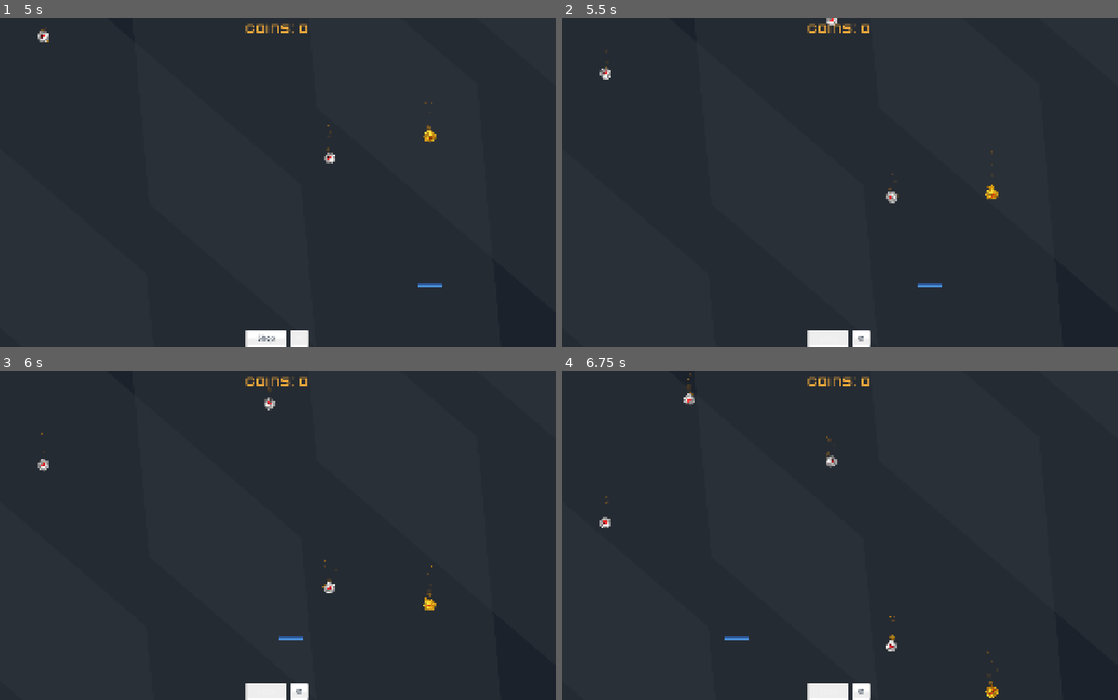
Above: before the commit, frames 1-4 (two rows, left to right).
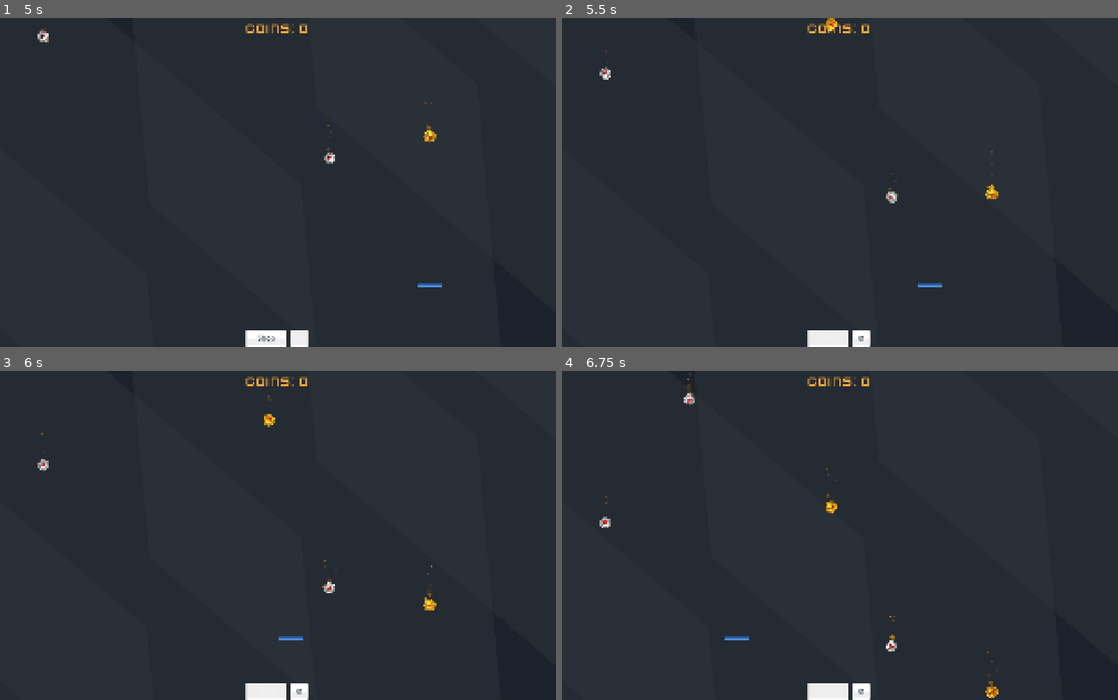
Above: after the commit, the same moments.

Repository: flexion/flexcoins
Game: Godot game, scene res://scenes/start_screen.tscn
Same seed, same stepped clock (60 frames per second), same inputs: the game is played once before the commit and once after it. Sound files missing from this copy of the repository are replaced by a short silence.
Inputs (mouse positions are in pixels of both pictures, inside the frame that each line leads up to):
- Up to frame 1 (5 s): tap Enter at 0.5 s; move the mouse to (400, 166) at 0.52 s; hold Right (move_right) 0.53-1.28 s; click (400, 166) at 0.67 s; move the mouse to (166, 198) at 1.27 s; hold Left (move_left) 1.28-2 s; click "Shop" at 2 s; click "⚙" at 2.75 s; move the mouse to (333, 110) at 3.52 s; hold Right (move_right) from 3.53 s (still down); move the mouse to (250, 248) at 4.27 s; click (250, 248) at 4.42 s
- Up to frame 2 (5.5 s): move the mouse to (1006, 231) at 5.02 s; release Right (move_right) at 5.03 s; hold Left (move_left) from 5.03 s (still down)
- Up to frame 3 (6 s): keep holding Left (move_left); move the mouse to (111, 486) at 5.77 s
- Up to frame 4 (6.75 s): keep holding Left (move_left); move the mouse to (867, 535) at 6.52 s; click (867, 535) at 6.67 s

Frame 1 is identical in both runs. In frame 2, less than 0.1% of the frame differs, in the area x 47-50%, y 0-5%; in frame 3, 0.1%; in frame 4, 0.2%, in the area x 47-50%, y 19-44%.

Commit message:
Add multi coin type that splits mid-air into 3 smaller coins
New MULTI coin (5% spawn rate, cyan) falls slowly then splits after 1.5-2.5s
with a buildup effect (pulsing glow, shake, white flash) and particle burst.
Split coins are 65% scale, use multi texture, scatter in random directions
with horizontal velocity, and are catchable for currency.

Co-Authored-By: Claude Opus 4.6 <noreply@anthropic.com>

Diff:
--- a/scripts/catcher.gd
+++ b/scripts/catcher.gd
@@ -7,12 +7,14 @@
 	1: Color(1.0, 0.95, 0.4, 0.9),   # GOLD -> bright yellow
 	2: Color(0.3, 1.0, 0.4, 0.9),    # FRENZY -> green
 	3: Color(1.0, 0.2, 0.1, 0.9),    # BOMB -> red
+	4: Color(0.3, 0.85, 1.0, 0.9),   # MULTI -> cyan
 }
 const BURST_TEXTURES: Dictionary = {
 	0: preload("res://assets/textures/star_yellow.png"),
 	1: preload("res://assets/textures/star_yellow.png"),
 	2: preload("res://assets/textures/star_green.png"),
 	3: preload("res://assets/textures/star_red.png"),
+	4: preload("res://assets/textures/star_blue.png"),
 }
 const TRAIL_TEXTURE_BLUE: Texture2D = preload("res://assets/textures/star_blue.png")
 const TRAIL_TEXTURE_GREEN: Texture2D = preload("res://assets/textures/star_green.png")
@@ -217,6 +219,11 @@
 			burst.initial_velocity_min = 60.0
 			burst.initial_velocity_max = 200.0
 			burst.gravity = Vector2(0, 400)
+		4:  # MULTI — wide cyan burst
+			burst.amount = 20
+			burst.spread = 360.0
+			burst.initial_velocity_min = 100.0
+			burst.initial_velocity_max = 220.0
 		_:  # SILVER — default
 			burst.amount = 12
 			burst.spread = 180.0
--- a/scripts/coin.gd
+++ b/scripts/coin.gd
@@ -1,9 +1,11 @@
 extends Area2D
 
-enum CoinType { SILVER, GOLD, FRENZY, BOMB }
+enum CoinType { SILVER, GOLD, FRENZY, BOMB, MULTI }
 
 const TEXTURE_GOLD: Texture2D = preload("res://flexcoin.png")
 const TEXTURE_SILVER: Texture2D = preload("res://flexcoin-silver.png")
+const TEXTURE_MULTI: Texture2D = preload("res://flexcoin-multi.png")
+const COIN_SCENE: PackedScene = preload("res://scenes/coin.tscn")
 const SHIMMER_MIN_INTERVAL: float = 2.0
 const SHIMMER_MAX_INTERVAL: float = 4.0
 const SHIMMER_FLASH_ALPHA: float = 0.85
@@ -21,6 +23,10 @@
 var _shimmer_interval: float = 0.0
 var _glow_base_alpha: float = 0.0
 var _shimmer_tween: Tween
+var _split_delay: float = -1.0
+var _split_timer: float = 0.0
+var _horizontal_speed: float = 0.0
+var _trail: CPUParticles2D
 
 @onready var sprite: Sprite2D = $Sprite2D
 
@@ -33,6 +39,8 @@
 
 	if coin_type == CoinType.SILVER:
 		sprite.texture = TEXTURE_SILVER
+	elif coin_type == CoinType.MULTI:
+		sprite.texture = TEXTURE_MULTI
 
 	match coin_type:
 		CoinType.GOLD:
@@ -46,6 +54,11 @@
 			value = 0
 			fall_speed *= 0.8
 			modulate = Color(1.0, 0.25, 0.2, 1.0)
+		CoinType.MULTI:
+			value = 0
+			fall_speed *= 0.9
+			modulate = Color(0.3, 0.85, 1.0, 1.0)
+			_split_delay = randf_range(1.5, 2.5)
 
 	_add_glow()
 	_add_trail()
@@ -56,7 +69,20 @@
 func _process(delta: float) -> void:
 	_current_speed = move_toward(_current_speed, fall_speed, fall_speed * delta * 0.8)
 	position.y += _current_speed * delta
+	if _horizontal_speed != 0.0:
+		position.x += _horizontal_speed * delta
+		_horizontal_speed = move_toward(_horizontal_speed, 0.0, 200.0 * delta)
 	rotation += _rotation_speed * delta
+	if _split_delay > 0.0:
+		_split_timer += delta
+		var split_progress: float = _split_timer / _split_delay
+		if split_progress > 0.4:
+			_update_split_buildup(split_progress)
+		if _split_timer >= _split_delay:
+			_spawn_split_burst()
+			_spawn_split_coins()
+			queue_free()
+			return
 	_shimmer_timer += delta
 	if _shimmer_timer >= _shimmer_interval:
 		_shimmer_timer = 0.0
@@ -82,7 +108,7 @@
 
 
 func _on_screen_exited() -> void:
-	if not _collected and coin_type != CoinType.FRENZY and coin_type != CoinType.BOMB:
+	if not _collected and coin_type != CoinType.FRENZY and coin_type != CoinType.BOMB and coin_type != CoinType.MULTI:
 		GameManager.coin_missed.emit()
 	queue_free()
 
@@ -98,6 +124,8 @@
 			glow.modulate = Color(0.3, 1.0, 0.4, 0.3)
 		CoinType.BOMB:
 			glow.modulate = Color(1.0, 0.2, 0.1, 0.3)
+		CoinType.MULTI:
+			glow.modulate = Color(0.3, 0.85, 1.0, 0.35)
 		_:
 			glow.modulate = Color(1.0, 0.84, 0.0, 0.2)
 	glow.z_index = -1
@@ -146,11 +174,15 @@
 		CoinType.BOMB:
 			trail.texture = preload("res://assets/textures/star_red.png")
 			trail.color_ramp = _make_sparkle_gradient(Color(1.0, 0.4, 0.2, 0.9), Color(1.0, 0.2, 0.05, 0.0))
+		CoinType.MULTI:
+			trail.texture = preload("res://assets/textures/star_blue.png")
+			trail.color_ramp = _make_sparkle_gradient(Color(0.3, 0.85, 1.0, 0.9), Color(0.2, 0.7, 1.0, 0.0))
 		_:
 			trail.texture = preload("res://assets/textures/star_yellow.png")
 			trail.color_ramp = _make_sparkle_gradient(Color(1.0, 0.9, 0.3, 0.8), Color(1.0, 0.7, 0.1, 0.0))
 	trail.show_behind_parent = true
 	add_child(trail)
+	_trail = trail
 
 
 func _make_sparkle_gradient(start: Color, end: Color) -> Gradient:
@@ -168,3 +200,67 @@
 	curve.add_point(Vector2(0.3, 0.6))
 	curve.add_point(Vector2(1.0, 0.05))
 	return curve
+
+
+func _update_split_buildup(progress: float) -> void:
+	# Ramp from 0.0 at progress=0.4 to 1.0 at progress=1.0
+	var t: float = clampf((progress - 0.4) / 0.6, 0.0, 1.0)
+	# Pulsing glow — faster and brighter as split approaches
+	var pulse_speed: float = lerpf(6.0, 30.0, t)
+	var pulse_alpha: float = lerpf(_glow_base_alpha, 1.0, t)
+	if is_instance_valid(_glow_sprite):
+		var pulse: float = (sin(_split_timer * pulse_speed) + 1.0) * 0.5
+		_glow_sprite.modulate.a = lerpf(_glow_base_alpha, pulse_alpha, pulse)
+		_glow_sprite.scale = Vector2.ONE * lerpf(0.55, 1.2, t * pulse)
+	# Coin shakes with increasing intensity
+	if t > 0.3:
+		var shake: float = lerpf(0.0, 5.0, (t - 0.3) / 0.7)
+		sprite.position = Vector2(randf_range(-shake, shake), randf_range(-shake, shake))
+	# Final flash — coin goes white-hot in the last 15%
+	if t > 0.85:
+		var flash: float = (t - 0.85) / 0.15
+		modulate = Color(
+			lerpf(0.3, 1.0, flash),
+			lerpf(0.85, 1.0, flash),
+			1.0,
+			1.0
+		)
+
+
+func _spawn_split_burst() -> void:
+	var burst := CPUParticles2D.new()
+	burst.emitting = true
+	burst.one_shot = true
+	burst.explosiveness = 1.0
+	burst.amount = 32
+	burst.lifetime = 0.7
+	burst.direction = Vector2(0, -1)
+	burst.spread = 360.0
+	burst.initial_velocity_min = 120.0
+	burst.initial_velocity_max = 300.0
+	burst.gravity = Vector2(0, 100)
+	burst.texture = preload("res://assets/textures/star_blue.png")
+	burst.scale_amount_min = 0.1
+	burst.scale_amount_max = 0.25
+	burst.color_ramp = _make_sparkle_gradient(Color(1.0, 1.0, 1.0, 1.0), Color(0.3, 0.85, 1.0, 0.0))
+	burst.position = global_position
+	burst.z_index = 15
+	get_parent().add_child(burst)
+	get_tree().create_timer(burst.lifetime + 0.1).timeout.connect(burst.queue_free)
+
+
+func _spawn_split_coins() -> void:
+	for i: int in range(3):
+		var angle: float = randf_range(0.0, TAU)
+		var split: Area2D = COIN_SCENE.instantiate()
+		split.coin_type = CoinType.SILVER
+		split.position = global_position
+		split.scale = Vector2(0.65, 0.65)
+		get_parent().add_child(split)
+		split.sprite.texture = TEXTURE_MULTI
+		if split._trail:
+			split._trail.scale_amount_min *= 0.5
+			split._trail.scale_amount_max *= 0.5
+			split._trail.amount = 5
+		split._current_speed = randf_range(-300.0, -100.0)
+		split._horizontal_speed = cos(angle) * randf_range(200.0, 400.0)
--- a/scripts/coin_spawner.gd
+++ b/scripts/coin_spawner.gd
@@ -39,13 +39,15 @@
 	var viewport_width := get_viewport_rect().size.x
 	coin.position = Vector2(randf_range(margin, viewport_width - margin), -50.0)
 
-	# Determine coin type: 5% frenzy, 8% bomb, 10% gold, rest silver
+	# Determine coin type: 5% frenzy, 8% bomb, 5% multi, 10% gold, rest silver
 	var roll := randf()
 	if roll < 0.05:
 		coin.coin_type = coin.CoinType.FRENZY
 	elif roll < 0.13:
 		coin.coin_type = coin.CoinType.BOMB
-	elif roll < 0.23:
+	elif roll < 0.18:
+		coin.coin_type = coin.CoinType.MULTI
+	elif roll < 0.28:
 		coin.coin_type = coin.CoinType.GOLD
 
 	get_parent().add_child(coin)
--- a/scripts/dev_tools.gd
+++ b/scripts/dev_tools.gd
@@ -14,6 +14,7 @@
 	"GOLD": 1,
 	"FRENZY": 2,
 	"BOMB": 3,
+	"MULTI": 4,
 }
 
 # --- Variables ---
--- a/test/unit/test_coin.gd
+++ b/test/unit/test_coin.gd
@@ -1,8 +1,7 @@
 extends RefCounted
 
 ## Unit tests for coin mechanics (scripts/coin.gd).
-## Tests coin type value/speed multipliers, magnet attraction formula,
-## and screen exit behavior logic.
+## Tests coin type value/speed multipliers and screen exit behavior logic.
 
 var _T: GDScript
 var _gm_script: GDScript
@@ -66,6 +65,11 @@
 	return _T.assert_eq(0, 0, "Bomb coin value is always 0")
 
 
+func test_multi_value_always_zero() -> String:
+	# MULTI coins set value = 0 (split coins carry the value)
+	return _T.assert_eq(0, 0, "Multi coin value is always 0")
+
+
 # ============= Coin Type Speed Multipliers =============
 # From coin.gd:42,49 — fall_speed adjustments
 
@@ -91,6 +95,12 @@
 	# FRENZY: no speed modification
 	var fall_speed: float = 300.0
 	return _T.assert_float_eq(fall_speed, 300.0, 0.001, "Frenzy uses default fall speed")
+
+
+func test_multi_speed_0_9x() -> String:
+	var fall_speed: float = 300.0
+	fall_speed *= 0.9
+	return _T.assert_float_eq(fall_speed, 270.0, 0.001, "Multi falls at 0.9x speed (slightly slower)")
 
 
 # ============= Speed Ramping Formula =============
@@ -128,33 +138,28 @@
 # ============= Screen Exit Behavior =============
 # From coin.gd:87-90 — coin_missed emits only for SILVER and GOLD
 
+func _should_emit_missed(collected: bool, coin_type: int) -> bool:
+	return not collected and coin_type != 2 and coin_type != 3 and coin_type != 4
+
+
 func test_silver_emits_missed_on_exit() -> String:
-	# SILVER: not collected, not FRENZY, not BOMB -> should emit coin_missed
-	var collected: bool = false
-	var coin_type: int = 0  # SILVER
-	var should_emit: bool = not collected and coin_type != 2 and coin_type != 3
-	return _T.assert_true(should_emit, "Silver should emit coin_missed on screen exit")
+	return _T.assert_true(_should_emit_missed(false, 0), "Silver should emit coin_missed on screen exit")
 
 
 func test_gold_emits_missed_on_exit() -> String:
-	var collected: bool = false
-	var coin_type: int = 1  # GOLD
-	var should_emit: bool = not collected and coin_type != 2 and coin_type != 3
-	return _T.assert_true(should_emit, "Gold should emit coin_missed on screen exit")
+	return _T.assert_true(_should_emit_missed(false, 1), "Gold should emit coin_missed on screen exit")
 
 
 func test_frenzy_does_not_emit_missed() -> String:
-	var collected: bool = false
-	var coin_type: int = 2  # FRENZY
-	var should_emit: bool = not collected and coin_type != 2 and coin_type != 3
-	return _T.assert_false(should_emit, "Frenzy should NOT emit coin_missed")
+	return _T.assert_false(_should_emit_missed(false, 2), "Frenzy should NOT emit coin_missed")
 
 
 func test_bomb_does_not_emit_missed() -> String:
-	var collected: bool = false
-	var coin_type: int = 3  # BOMB
-	var should_emit: bool = not collected and coin_type != 2 and coin_type != 3
-	return _T.assert_false(should_emit, "Bomb should NOT emit coin_missed")
+	return _T.assert_false(_should_emit_missed(false, 3), "Bomb should NOT emit coin_missed")
+
+
+func test_multi_does_not_emit_missed() -> String:
+	return _T.assert_false(_should_emit_missed(false, 4), "Multi should NOT emit coin_missed")
 
 
 func test_collected_coin_does_not_emit_missed() -> String:
Binary file added: flexcoin-multi.png
Not shown, added: flexcoin-multi.png.import
Not shown, changed: CLAUDE.md
